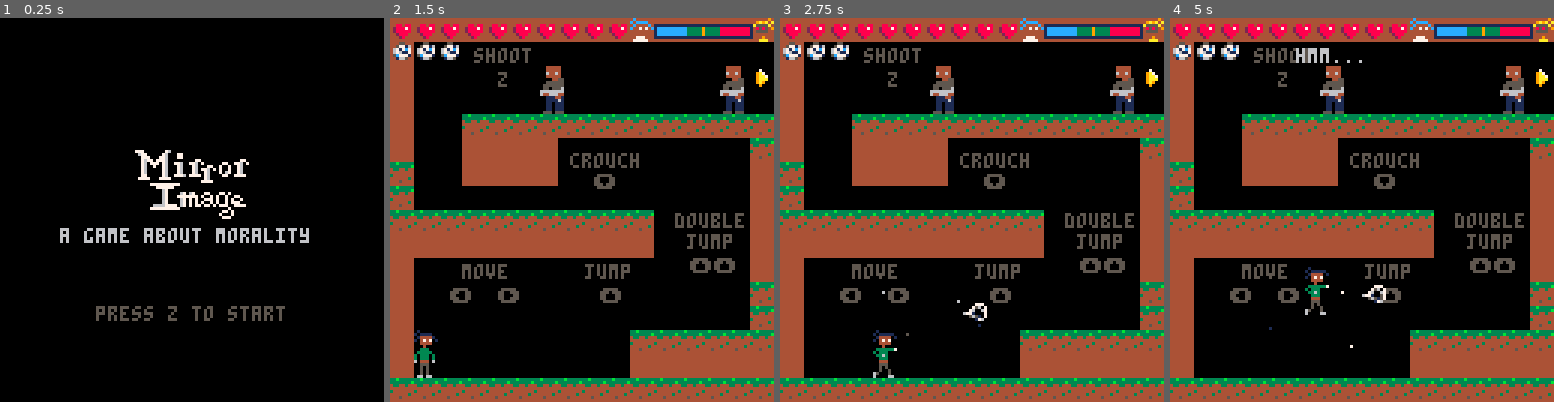
Above: before the commit, frames 1-4 (left to right).
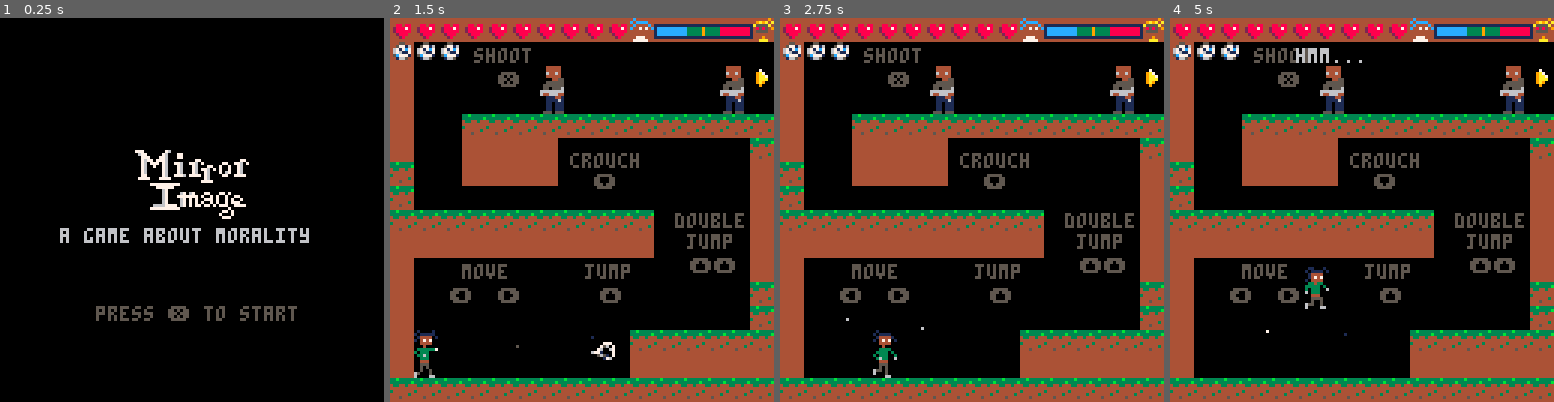
Above: after the commit, the same moments.

Repository: xMunchy/Mirror_Image
Game: PICO-8 cartridge prog.p8
The game is run twice, just before and just after one commit, with the same random seed, the same clock (stepped at 60 frames per second) and the same inputs.
Inputs:
- Up to frame 1 (0.25 s): no input
- Up to frame 2 (1.5 s): tap X (X key) at 0.33, 1.07 s; tap O (Z key) at 0.7 s
- Up to frame 3 (2.75 s): hold Right 1.6-2.1 s; tap O (Z key) at 1.7, 2.1, 2.5 s; tap X (X key) at 1.85 s; hold Up 2.15-2.42 s; hold Right from 2.47 s (still down)
- Up to frame 4 (5 s): tap O (Z key) every 0.4 s from 2.9 to 4.9 s; tap X (X key) at 2.97, 4.08 s; release Right at 3.03 s; hold Left 3.08-3.58 s; hold Down 3.63-3.97 s; hold Right 4.02-4.68 s; hold Up from 4.73 s (still down)

The runs differ from the first frame. In frame 1, 0.6% of the frame differs, in the area x 43-78%, y 75-79%; in frame 2, 0.5%; in frame 3, 0.5%; in frame 4, 0.6%.

Commit message:
change lvl switching to toggle, not timed. Change z to x.

Diff:
--- a/prog.p8
+++ b/prog.p8
@@ -19,7 +19,8 @@
   --player position by level. if -1, then current position
   x = {8,0,0,0,0,0,0,0,-1,0,0,-1}
   y = {104,40,96,104,104,-1,88,-1,0,88,-1,0}
-  lvl_dt = time()
+  lvl_switched = false
+  lvl_dt = 0
   text_prevt = time() + rnd(10)
   text_dur = 2
   speaker = null
@@ -283,58 +284,56 @@
 reboots enemies as well.
 ]]
 function new_level(toggled,dir,back)
-  if time()-lvl_dt>1 or game!="game" or toggled then
-    lvl_dt = time()
-    local l = lvl
-    enemy_is_talking = false
-    killspeaker = null
-    for i=1,#enemy_bullet do --delete bullets
-      enemy_bullet[i].y = -100
-    end
-    if lvl==2 then --entering game, exiting tutorial, reset morality
-      player.morality = 0
-      player.hp = player.max_hp
+  lvl_switched = true
+  local l = lvl
+  enemy_is_talking = false
+  killspeaker = null
+  for i=1,#enemy_bullet do --delete bullets
+    enemy_bullet[i].y = -100
+  end
+  if lvl==2 then --entering game, exiting tutorial, reset morality
+    player.morality = 0
+    player.hp = player.max_hp
+    player.lvl_killc = 0
+  elseif lvl==1 then --start morality tutorial
+    player.morality = -3
+    player.lvl_killc = 0
+  end
+  --determine level based on morality
+  branch = update_morality()
+  if back then
+    lvl -= 1
+    player.x = 120
+  elseif lvl==4 or lvl==6 then --branching
+    player.morality -= lvl_kill_cap - player.lvl_killc
+    if branch=="good" then
+      lvl = 7
       player.lvl_killc = 0
-    elseif lvl==1 then --start morality tutorial
-      player.morality = -3
+    elseif branch=="neutral" then
+      lvl = 5
       player.lvl_killc = 0
-    end
-    --determine level based on morality
-    branch = update_morality()
-    if back then
-      lvl -= 1
-      player.x = 120
-    elseif lvl==4 or lvl==6 then --branching
-      player.morality -= lvl_kill_cap - player.lvl_killc
-      if branch=="good" then
-        lvl = 7
-        player.lvl_killc = 0
-      elseif branch=="neutral" then
-        lvl = 5
-        player.lvl_killc = 0
-        spawn()
-      else --branch = evil
-        lvl = 10
-        player.lvl_killc = 0
-      end
-      player.x = x[lvl]
-      player.y = y[lvl]
-    elseif dir=="down" then --falling
-      if(lvl==7) lvl = 9
-      if(lvl==11) lvl=12
-      player.y = -4
-    elseif dir=="up" then --jumping
-      if(lvl==9) lvl = 7
-      if(lvl==12) lvl=11
-      player.y = 120
-    else --not branching
-      if(lvl==3) player.lvl_killc = 0
-      lvl += 1
-      if(x[lvl]!=-1) player.x = x[lvl]
-      if(y[lvl]!=-1) player.y = y[lvl]
-    end
-    player.s = sprites[player.morality_sp][1] --idle --player.stand_s
-  end
+      spawn()
+    else --branch = evil
+      lvl = 10
+      player.lvl_killc = 0
+    end
+    player.x = x[lvl]
+    player.y = y[lvl]
+  elseif dir=="down" then --falling
+    if(lvl==7) lvl = 9
+    if(lvl==11) lvl=12
+    player.y = -4
+  elseif dir=="up" then --jumping
+    if(lvl==9) lvl = 7
+    if(lvl==12) lvl=11
+    player.y = 120
+  else --not branching
+    if(lvl==3) player.lvl_killc = 0
+    lvl += 1
+    if(x[lvl]!=-1) player.x = x[lvl]
+    if(y[lvl]!=-1) player.y = y[lvl]
+  end
+  player.s = sprites[player.morality_sp][1] --idle --player.stand_s
 end
 
 --[[
@@ -733,13 +732,15 @@
 
 function check_exit()
   if mget(player.x/8+16*(levels[lvl]%8),player.y/8+flr(levels[lvl]/8)*16)==31 then
-    new_level(false)
+    if(not lvl_switched) new_level(false)
   elseif mget(player.x/8+16*(levels[lvl]%8),player.y/8+flr(levels[lvl]/8)*16)==47 then
-    new_level(false,null,true)
+    if(not lvl_switched) new_level(false,null,true)
   elseif player.y>128 then
     new_level(false,"down")
   elseif player.y<-4 then
     new_level(false,"up")
+  else
+    lvl_switched = false
   end
 end
 
@@ -1236,7 +1237,7 @@
 
 function _update60()
   if game=="title" then --splash
-    if btnp(4) then
+    if btnp(5) then
      new_level(false)
      game = "game"
      music(16)
@@ -1331,7 +1332,7 @@
       player.speed = speed[player.morality_sp][1] --walking speed
     end
     --shoot
-    if btnp(4) then
+    if btnp(5) then
       if player.lvl_killc<kill_limit then
         shoot()
         player.shoot_start = time()
@@ -1361,7 +1362,7 @@
      player_die()
    end
  elseif game=="over" then --dead
-   if btnp(4) then
+   if btnp(5) then
      _init()
      game = "game"
      lvl = 2
@@ -1376,7 +1377,7 @@
   if game=="title" then --splash
     spr(192,44,44,5,3)
     print("a game about morality",20,70,6)
-    print("press z to start",32,96,5)
+    print("press ❎ to start",32,96,5)
   -- elseif game=="instr" then
   --   player.x = 10
   --   player.y = 10
@@ -1402,7 +1403,7 @@
       print("crouch",60,45,5)
       print("  ⬇️  ",60,52,5)
       print("shoot",28,10,5)
-      print("  z  ",28,18,5)
+      print("  ❎  ",28,18,5)
     elseif levels[lvl]==19 then --morality tutorial
       print("morality is physical",24,80,5)
       print("start!",104,16,5)
@@ -1418,7 +1419,7 @@
     if(#enemy[lvl]>0) enemy_dialogue()
   elseif game=="over" then --game over
     print("game over",48,60,8)
-    print("press z to start again",20,70,8)
+    print("press ❎ to start again",20,70,8)
   end
 end
 __gfx__
